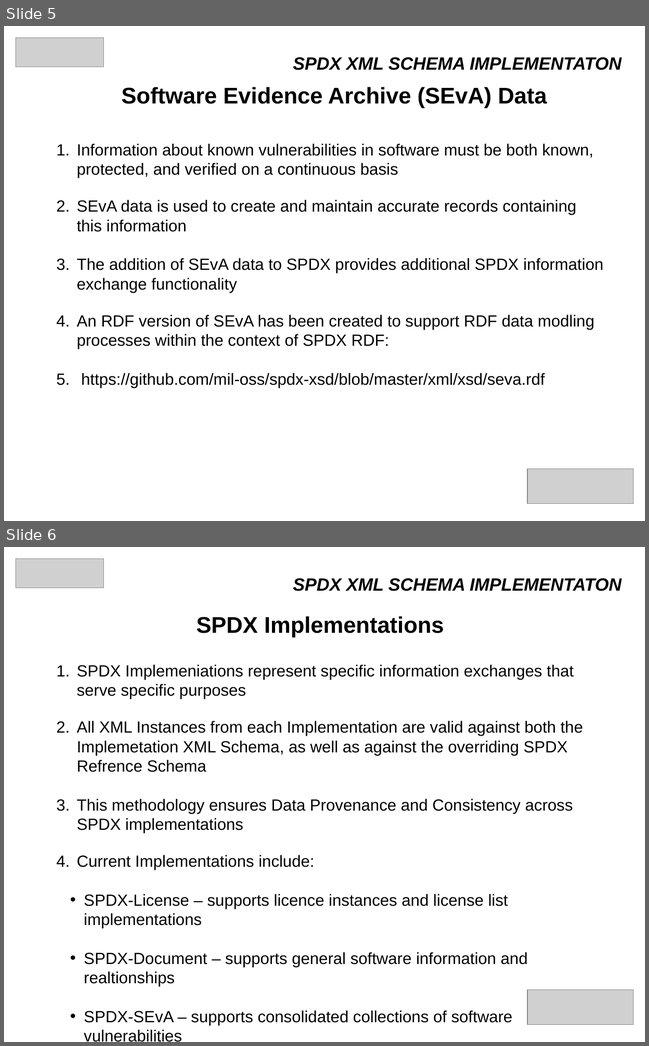
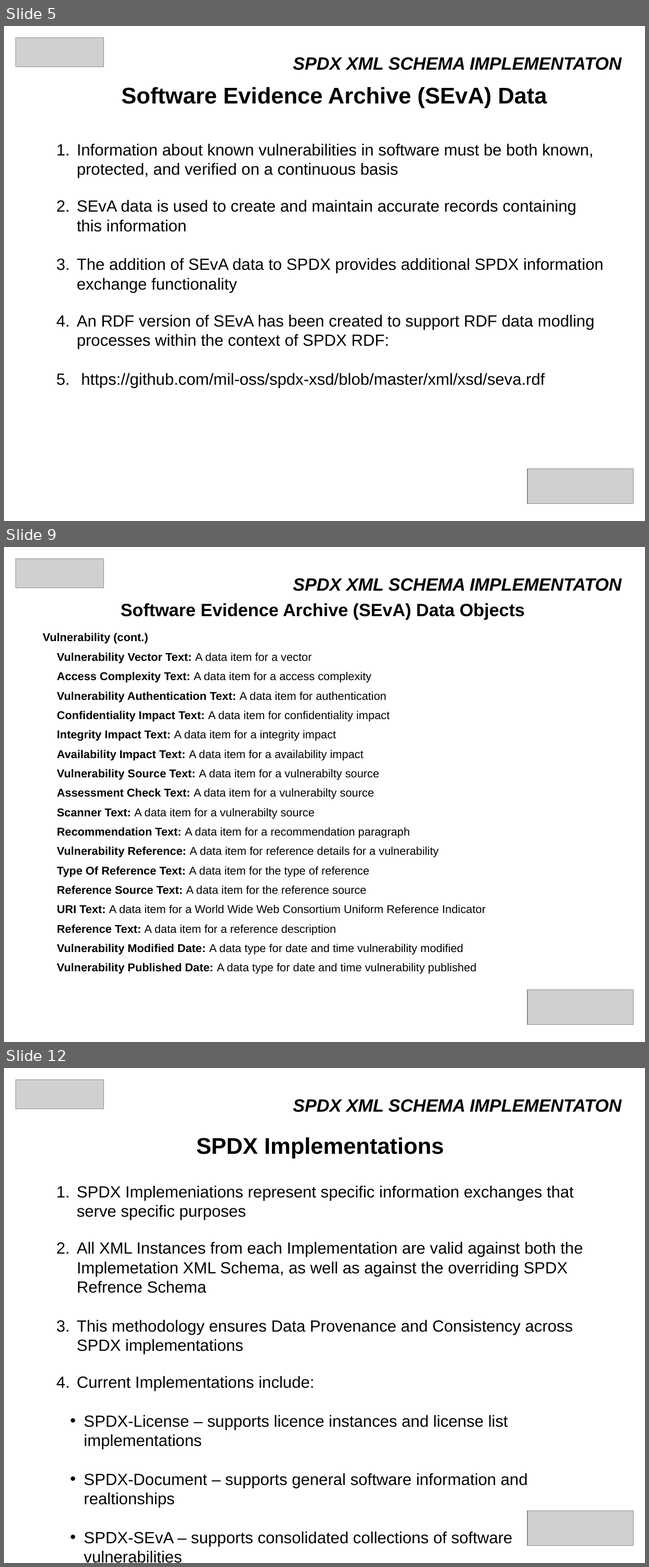
Before and after one commit to mil-oss/spdx-xsd, a slide deck: doc/NIEM_IEPD.odp. Shown one above the other, each under a label of ours: slides 5 and 6 before the commit, slides 5, 9 and 12 after it; the slides between them are not shown. The pictures are 649x1046 and 649x1567 pixels, drawn with LibreOffice and Linux fonts; fonts in the diff are those of the drawing; grey boxes stand for pictures. Boxes give left, top, right and bottom in pixels: in the first picture for what was removed or moved away, otherwise in the second. Text is boxed around its words. In the diff, an @@ line names an element or a change of style, - is before the commit and + after.

```diff
--- a/doc/NIEM_IEPD.odp
+++ b/doc/NIEM_IEPD.odp
@@ slide 9 added at (4,547,645,1042), background #FFFFFF @@
@@ picture added at (15,558,104,588) @@
@@ text added at (293,578,621,591), 22 pt, text #000000, bold, italic @@
+SPDX XML SCHEMA IMPLEMENTATON
@@ text added at (120,603,525,619), 22 pt, text #000000, bold @@
+Software Evidence Archive (SEvA) Data Objects
@@ text added at (42,633,486,974), 14 pt, text #000000 @@
+Vulnerability (cont.)
+Vulnerability Vector Text: A data item for a vector
+Access Complexity Text: A data item for a access complexity
+Vulnerability Authentication Text: A data item for authentication
+Confidentiality Impact Text: A data item for confidentiality impact
+Integrity Impact Text: A data item for a integrity impact
+Availability Impact Text: A data item for a availability impact
+Vulnerability Source Text: A data item for a vulnerabilty source
+Assessment Check Text: A data item for a vulnerabilty source
+Scanner Text: A data item for a vulnerabilty source
+Recommendation Text: A data item for a recommendation paragraph
+Vulnerability Reference: A data item for reference details for a vulnerability
+Type Of Reference Text: A data item for the type of reference
+Reference Source Text: A data item for the reference source
+URI Text: A data item for a World Wide Web Consortium Uniform Reference Indicator
+Reference Text: A data item for a reference description
+Vulnerability Modified Date: A data type for date and time vulnerability modified
+Vulnerability Published Date: A data type for date and time vulnerability published
@@ picture added at (527,990,633,1024) @@
@@ what was slide 6 is now slide 12 @@
```
Also in this commit, not shown: 7 other slides added, 28 other files.
